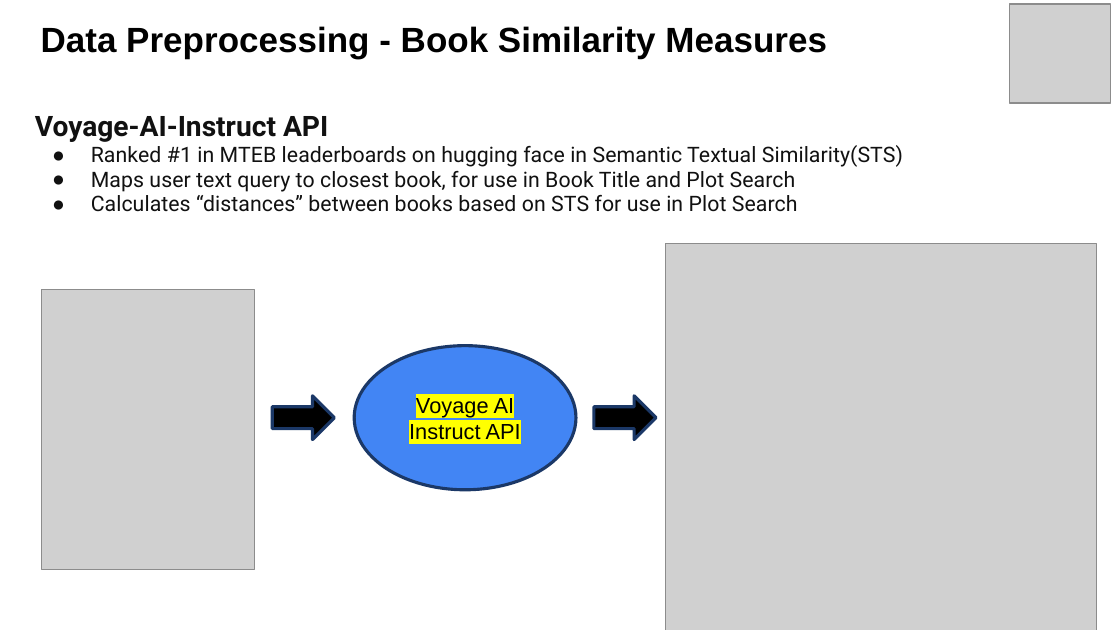
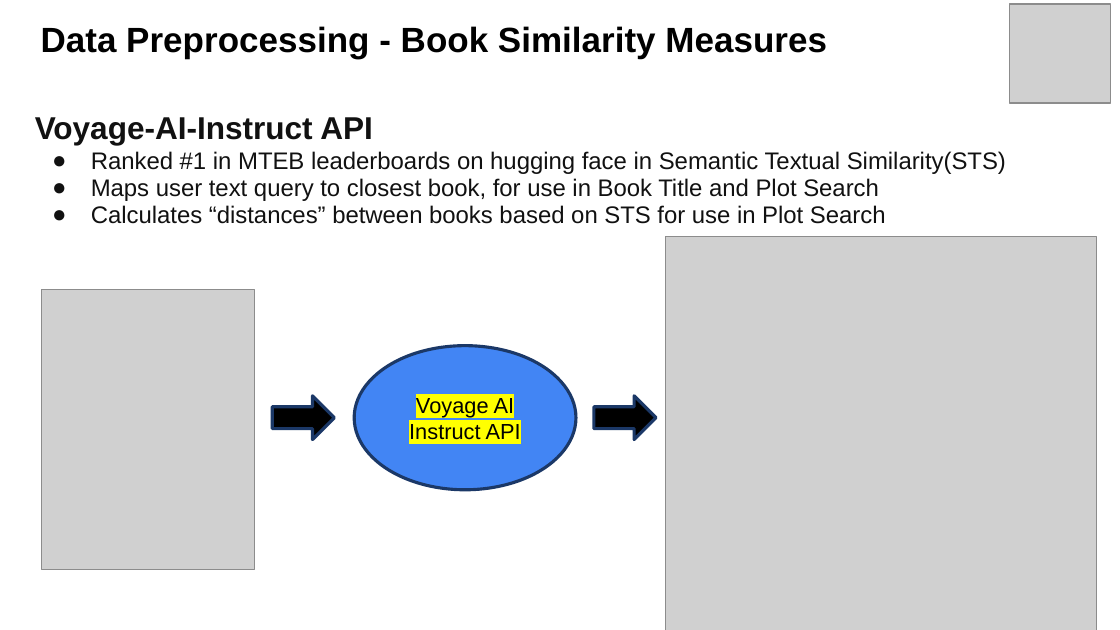
Before and after one commit to jacobp24/bookworm_rec, a slide deck: slide 6 of docs/Final_Pres_Bookworm.pptx. Drawn at 1120x630 pixels with LibreOffice and Linux fonts; fonts in the diff are those of the drawing; grey boxes stand for pictures. Boxes give left, top, right and bottom in pixels: in the first picture for what was removed or moved away, otherwise in the second. Text is boxed around its words. In the diff, an @@ line names an element or a change of style, - is before the commit and + after.

```diff
--- a/docs/Final_Pres_Bookworm.pptx
+++ b/docs/Final_Pres_Bookworm.pptx
@@ text "Voyage-AI-Instruct API" at [35, 117, 1006, 224]: size 18.1 to 20.3 pt in "Voyage-AI-Instruct API"; font Roboto to Arial, size 13.8 to 15.4 pt @@
@@ picture: place and size @@
-picture at [665, 243, 1096, 630]
+picture at [665, 236, 1096, 630]
```
Also in this commit, not shown: 7 other slides changed.
